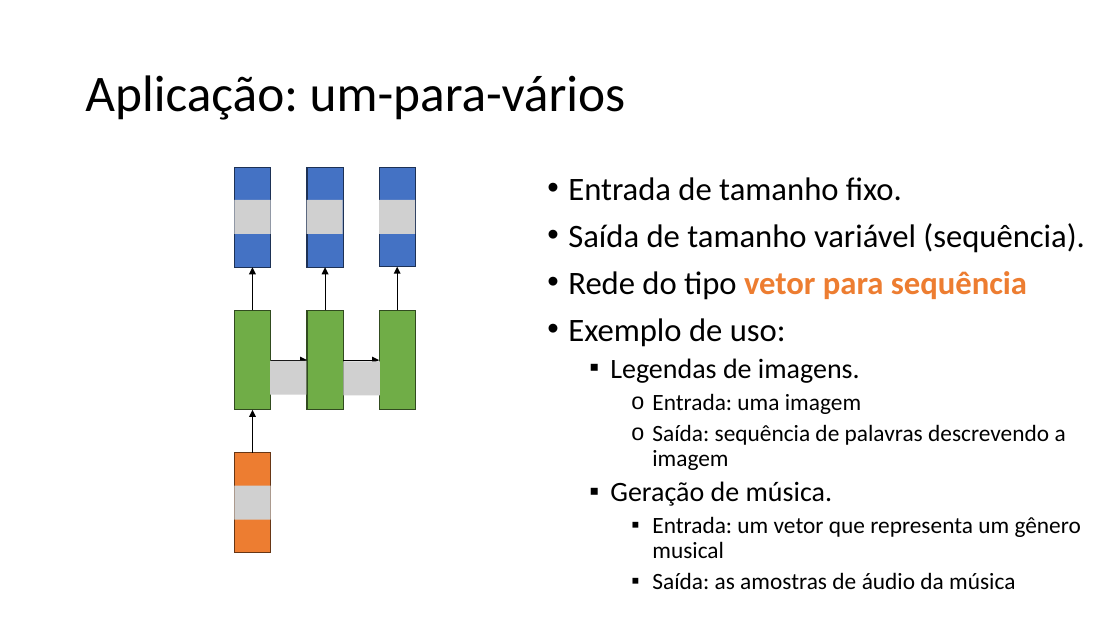
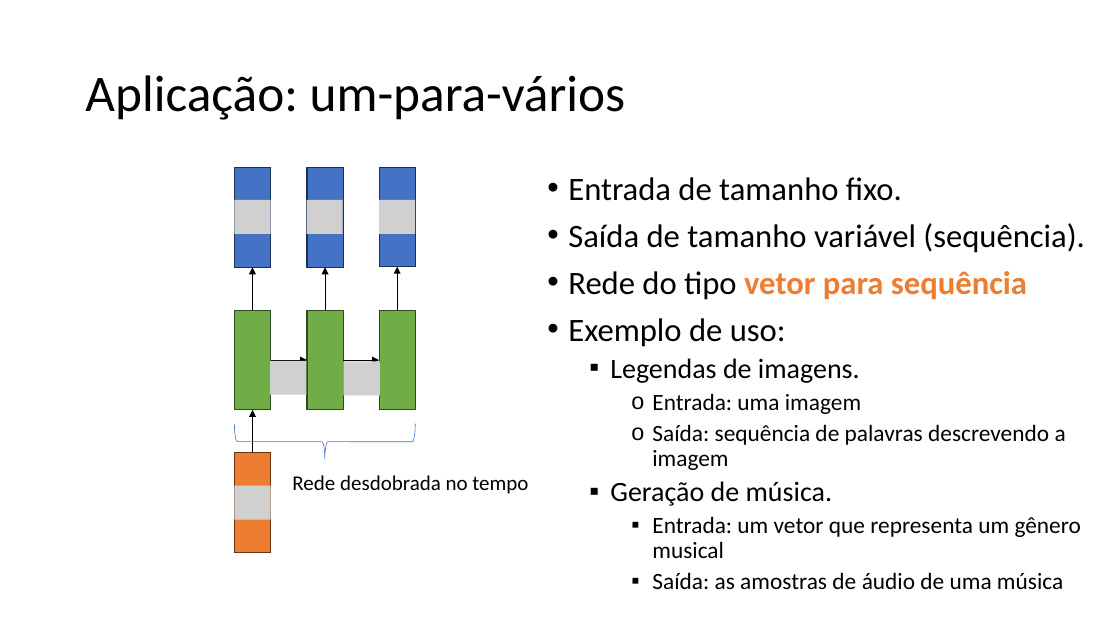
Before and after one commit to zz4fap/c24_inteligencia_artificial, a slide deck: slide 70 of slides/C24_RNN.pptx. Drawn at 1120x630 pixels with LibreOffice and Linux fonts; fonts in the diff are those of the drawing; grey boxes stand for pictures. Boxes give left, top, right and bottom in pixels: in the first picture for what was removed or moved away, otherwise in the second. Text is boxed around its words. In the diff, an @@ line names an element or a change of style, - is before the commit and + after.

```diff
--- a/slides/C24_RNN.pptx
+++ b/slides/C24_RNN.pptx
@@ right brace added at (x1=234, y1=423, x2=415, y2=460), outline #4472C4 0.5 pt @@
@@ text added at (x1=292, y1=475, x2=528, y2=494), 18 pt, text #000000 @@
+Rede desdobrada no tempo
@@ text at (x1=652, y1=572, x2=1063, y2=589): text changed @@
-    ▪ Saída: as amostras de áudio da música
+    ▪ Saída: as amostras de áudio de uma música
```
Also in this commit, not shown: 7 other slides changed.
